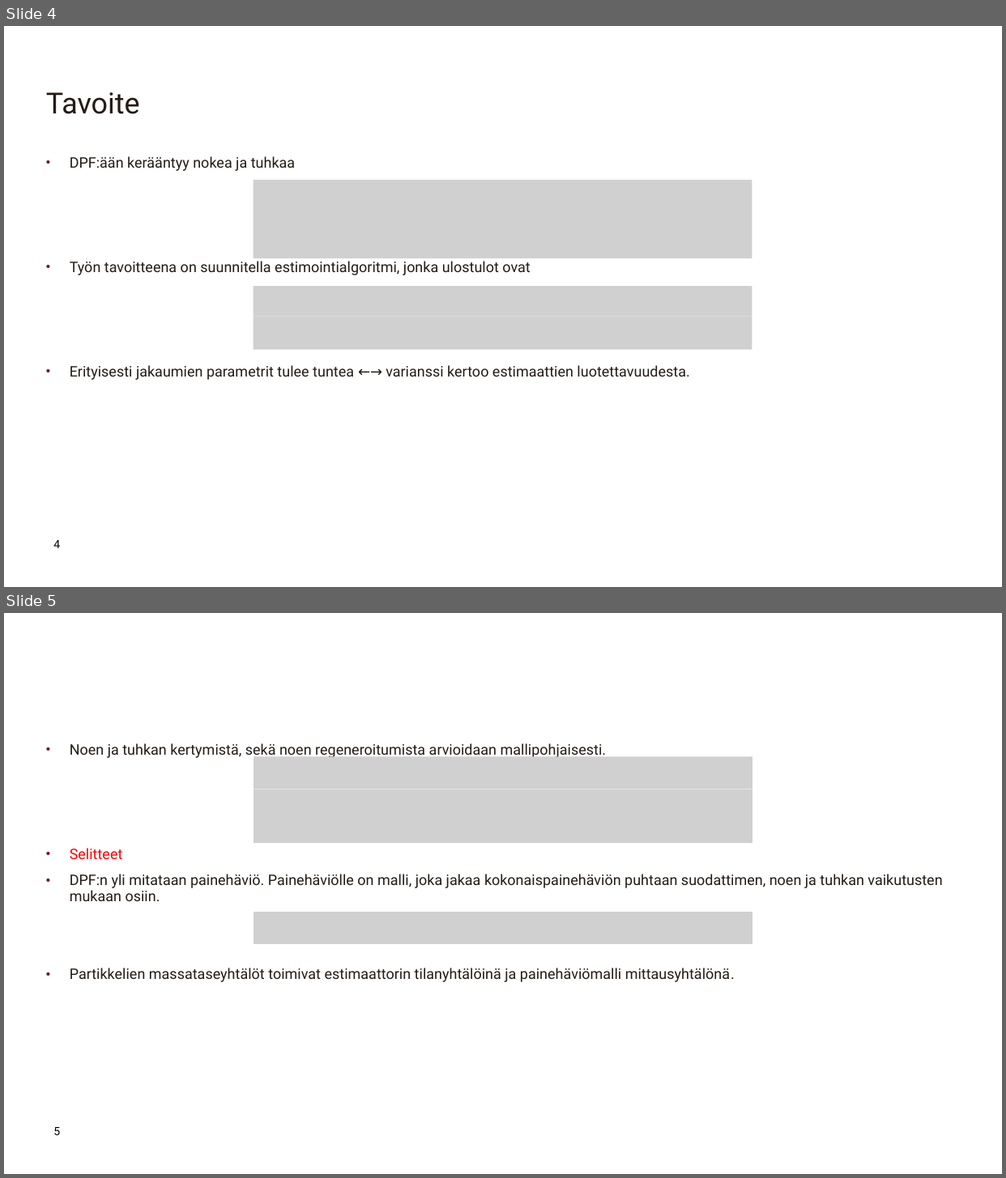
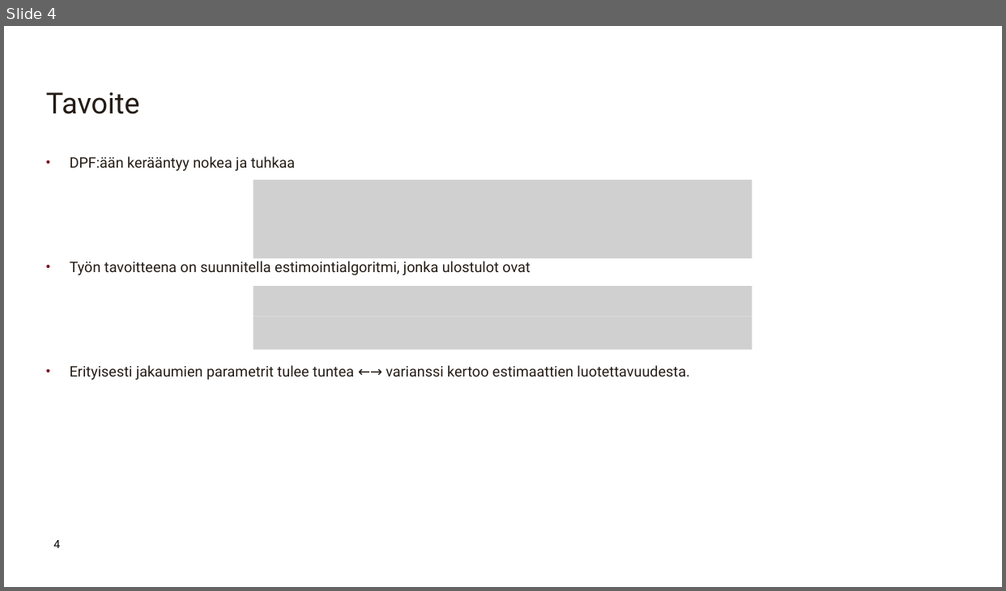
Before and after one commit to sheriffraato/diplomityo, a slide deck: Tutkimuskysymysesittely.pptx. Shown one above the other, each under a label of ours: slides 4 and 5 before the commit, slide 4 after it. The pictures are 1006x1178 and 1006x591 pixels, drawn with LibreOffice and Linux fonts; fonts in the diff are those of the drawing; grey boxes stand for pictures; background and template pictures are left out. Boxes give left, top, right and bottom in pixels: in the first picture for what was removed or moved away, otherwise in the second. Text is boxed around its words. In the diff, an @@ line names an element or a change of style, - is before the commit and + after.

```diff
--- a/Tutkimuskysymysesittely.pptx
+++ b/Tutkimuskysymysesittely.pptx
@@ slide 5 removed at (4, 613, 1002, 1174), background #FFFFFF @@
@@ text removed at (70, 743, 942, 982) @@
-• Noen ja tuhkan kertymistä, sekä noen regeneroitumista arvioidaan mallipohjaisesti.
-• Selitteet
-• DPF:n yli mitataan painehäviö. Painehäviölle on malli, joka jakaa kokonaispainehäviön puhtaan suodattimen, noen ja tuhkan vaikutusten mukaan osiin.
-• Partikkelien massataseyhtälöt toimivat estimaattorin tilanyhtälöinä ja painehäviömalli mittausyhtälönä.
@@ picture removed at (253, 756, 752, 790) @@
@@ picture removed at (253, 789, 752, 843) @@
@@ picture removed at (253, 913, 752, 944) @@
@@ page number removed at (53, 1127, 60, 1135) @@
-5
```
Also in this commit, not shown: 2 slides changed, 1 slide added, 6 other files.
